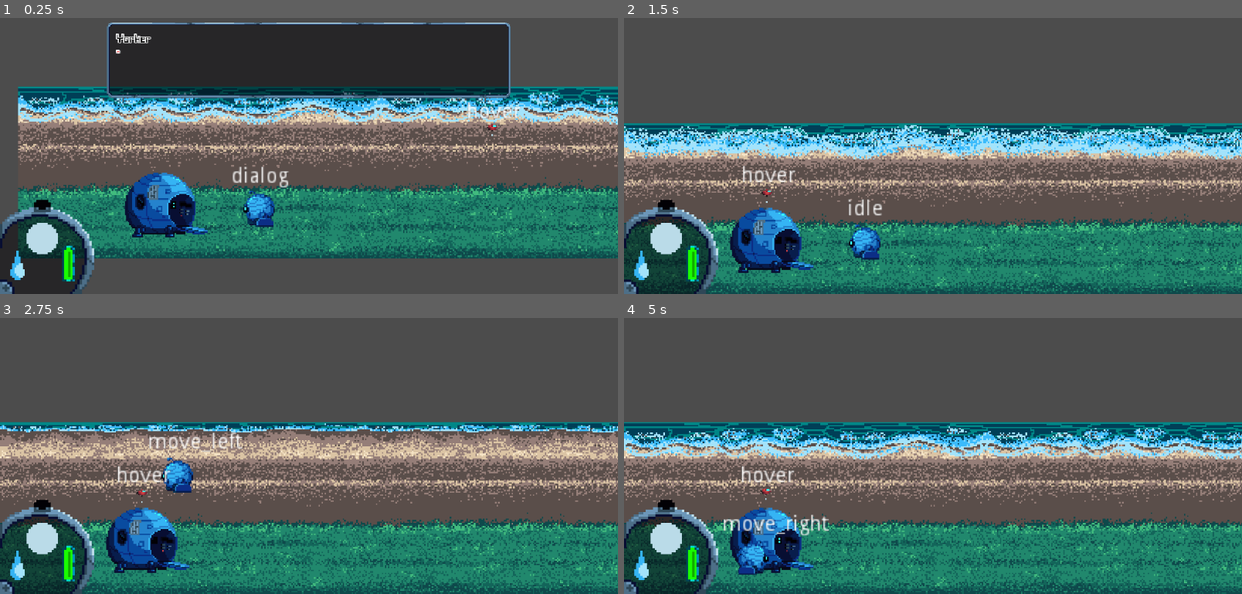
Above: before the commit, frames 1-4 (two rows, left to right).
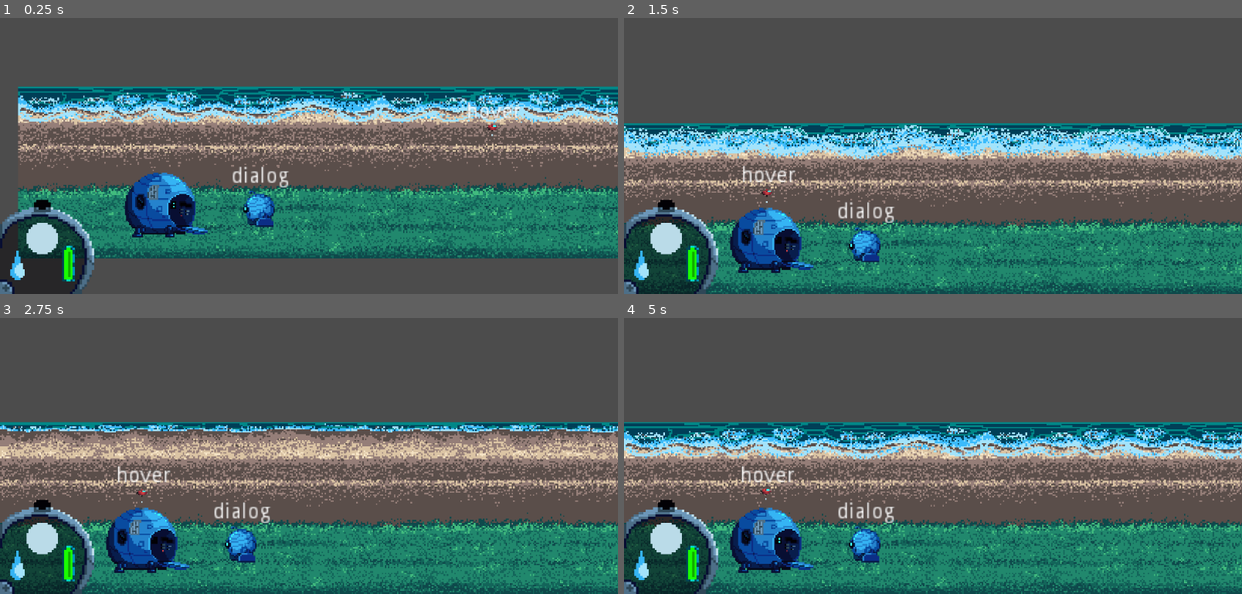
Above: after the commit, the same moments.

Repository: GeekzGamingz/Myunjoule
Game: Godot game, scene res://source/Levels/Debug_Zeuk.tscn
Same seed, same stepped clock (60 frames per second), same inputs: the game is played once before the commit and once after it. This scene is started directly instead of the project's main scene. The engine's default icon, where the game draws it, is replaced by a stand-in: a white triangle on a blue panel in a dark square.
Inputs:
- Up to frame 1 (0.25 s): no input
- Up to frame 2 (1.5 s): hold E (activate) 0.53-1.28 s; hold W (move_forward) from 0.53 s (still down); tap E (activate) at 1.35 s
- Up to frame 3 (2.75 s): release W (move_forward) at 2.03 s; hold A (move_left) from 2.03 s (still down); hold E (activate) from 2.03 s (still down); tap Tab (expo_tab) at 2.1 s
- Up to frame 4 (5 s): release E (activate) at 2.78 s; tap 1 (select_choice_1) at 2.85 s; tap E (activate) at 3.05, 4.35 s; release A (move_left) at 3.53 s; hold S (move_backward) 3.53-4.28 s; hold E (activate) 3.53-4.28 s; tap 2 (select_choice_2) at 3.6 s; hold D (move_right) from 4.28 s (still down)

The runs differ from the first frame. In frame 1, 18% of the frame differs, in the area x 17-83%, y 1-30%; in frame 2, 0.7%; in frame 3, 1.6%; in frame 4, 1.6%.
Error after the commit: Invalid get index 'talking' (on base: 'null instance'). (res://source/Actors/Yorker/Yorker.gd:34)

Commit message:
Morning Stuff

Diff:
--- /dev/null
+++ b/source/Actors/Drone/ExpoFlavor.tscn
@@ -0,0 +1,54 @@
+[gd_scene load_steps=4 format=2]
+
+[ext_resource path="res://assets/UI/Dialog/TalkyBox.png" type="Texture" id=1]
+[ext_resource path="res://assets/UI/Fonts/Bitwise.ttf" type="DynamicFontData" id=2]
+
+[sub_resource type="DynamicFont" id=1]
+size = 12
+font_data = ExtResource( 2 )
+
+[node name="FlavorDialog" type="Control"]
+anchor_left = 0.5
+anchor_top = 0.5
+anchor_right = 0.5
+anchor_bottom = 0.5
+margin_left = -512.0
+margin_top = -300.0
+margin_right = 512.0
+margin_bottom = 300.0
+
+[node name="NinePatchRect" type="NinePatchRect" parent="."]
+anchor_left = 0.5
+anchor_top = 0.5
+anchor_right = 0.5
+anchor_bottom = 0.5
+margin_left = -19.0
+margin_top = -5.0
+margin_right = 19.0
+margin_bottom = 5.0
+texture = ExtResource( 1 )
+patch_margin_left = 5
+patch_margin_top = 5
+patch_margin_right = 5
+patch_margin_bottom = 5
+axis_stretch_horizontal = 2
+axis_stretch_vertical = 2
+
+[node name="MarginContainer" type="MarginContainer" parent="NinePatchRect"]
+anchor_left = 0.5
+anchor_top = 0.5
+anchor_right = 0.5
+anchor_bottom = 0.5
+margin_left = -18.0
+margin_top = -4.0
+margin_right = 18.0
+margin_bottom = 4.0
+__meta__ = {
+"_edit_use_anchors_": true
+}
+
+[node name="RichTextLabel" type="RichTextLabel" parent="NinePatchRect/MarginContainer"]
+margin_right = 36.0
+margin_bottom = 8.0
+custom_fonts/normal_font = SubResource( 1 )
+text = "Sample[Text]"
--- a/source/Actors/Drone/FountainPOI.gd
+++ b/source/Actors/Drone/FountainPOI.gd
@@ -1,9 +1,10 @@
 extends Area2D
 
 var flavor = {
-	dialogue = ['"Fountain"'],
+	dialogue = ['[center]Unknown[???]'],
 	choice_index = -1,
+	start_flag = ''
 }
 
-func activate() -> void:
-	get_parent().start_dialog()
+#func activate() -> void:
+#	get_parent().start_dialog()
--- a/source/Actors/Yorker/Yorker.gd
+++ b/source/Actors/Yorker/Yorker.gd
@@ -11,7 +11,8 @@
 signal next_dialog
 
 #OnReady Variables
-onready var player = get_parent().get_node("Player")
+onready var player = get_tree().root.get_node("Moon/YSort/Player")
+onready var UI = get_tree().root.get_node("Moon/YSort/UI")
 #-------------------------------------------------------------------------------------------------#
 func _ready() -> void:
 	start_dialog()
@@ -35,7 +36,7 @@
 	dialog.connect("diaDone", self, "handleDiaDone")
 	var _load_dialog = connect("next_dialog", dialog, "load_dialog")
 func addDia():
-	get_parent().get_node("UI").call_deferred("add_child", dialog)
+	UI.call_deferred("add_child", dialog)
 func handleDiaDone():
 	phaseDia += 1
 	inDialogue = false
--- a/source/Levels/Beach/Beach.tscn
+++ b/source/Levels/Beach/Beach.tscn
@@ -1,6 +1,7 @@
-[gd_scene load_steps=15 format=2]
+[gd_scene load_steps=16 format=2]
 
 [ext_resource path="res://assets/Foregrounds/Beach/area1-Midtide-Waves-Sheet.png" type="Texture" id=1]
+[ext_resource path="res://source/Actors/Yorker/Yorker.tscn" type="PackedScene" id=2]
 [ext_resource path="res://assets/Foregrounds/Beach/area1-Background.png" type="Texture" id=3]
 [ext_resource path="res://assets/Foregrounds/Beach/area1-Foreground.png" type="Texture" id=4]
 [ext_resource path="res://assets/Foregrounds/Beach/area1-Lowtide-Waves-Sheet.png" type="Texture" id=5]
@@ -302,3 +303,8 @@
 autoplay = "stars"
 anims/RESET = SubResource( 5 )
 anims/stars = SubResource( 6 )
+
+[node name="BeachObjects" type="YSort" parent="."]
+
+[node name="Yorker" parent="BeachObjects" instance=ExtResource( 2 )]
+position = Vector2( -257, 55 )
--- a/source/Levels/Moon.tscn
+++ b/source/Levels/Moon.tscn
@@ -6,35 +6,15 @@
 [ext_resource path="res://source/Levels/Town/Town.tscn" type="PackedScene" id=4]
 [ext_resource path="res://assets/Foregrounds/Town/area2-Background-Shadows.png" type="Texture" id=5]
 [ext_resource path="res://source/Actors/Player/Player.tscn" type="PackedScene" id=6]
-[ext_resource path="res://source/Actors/Yorker/Yorker.tscn" type="PackedScene" id=7]
 [ext_resource path="res://source/UI/UserInterface.tscn" type="PackedScene" id=8]
 [ext_resource path="res://source/Actors/Drone/Expo.tscn" type="PackedScene" id=9]
-[ext_resource path="res://source/Actors/Mouskie/Mouskie.tscn" type="PackedScene" id=10]
 [ext_resource path="res://source/Objects/Bottle/Bottle_Buried.tscn" type="PackedScene" id=11]
 [ext_resource path="res://source/Objects/DropPod/DropPod.tscn" type="PackedScene" id=12]
 [ext_resource path="res://assets/Tilesets/Ghost.tres" type="TileSet" id=13]
 [ext_resource path="res://source/Objects/Moon/Moon.tscn" type="PackedScene" id=14]
-[ext_resource path="res://assets/Foregrounds/Town/area2-Background-house.png" type="Texture" id=15]
-[ext_resource path="res://assets/Foregrounds/Town/area2-Midground-Object-Tent.png" type="Texture" id=16]
-[ext_resource path="res://assets/Foregrounds/Town/area2-Background-bushes.png" type="Texture" id=17]
-[ext_resource path="res://assets/Foregrounds/Town/area2-Background-box.png" type="Texture" id=18]
-[ext_resource path="res://assets/Foregrounds/Town/area2-Midground-Houses3.png" type="Texture" id=19]
-[ext_resource path="res://assets/Foregrounds/Town/area2-Grappling-Bottom.png" type="Texture" id=20]
-[ext_resource path="res://assets/Foregrounds/Town/area2-Midground-Houses1.png" type="Texture" id=21]
-[ext_resource path="res://assets/Foregrounds/Town/area2-Midground-Houses2.png" type="Texture" id=22]
-[ext_resource path="res://assets/Foregrounds/Town/area2-Grappling-Middle.png" type="Texture" id=23]
-[ext_resource path="res://assets/Foregrounds/Town/area2-Grappling-Top.png" type="Texture" id=24]
-[ext_resource path="res://assets/Foregrounds/Town/area2-Midground-Object-bushes.png" type="Texture" id=25]
-[ext_resource path="res://assets/Foregrounds/Town/area2-Midground-Object-bush1.png" type="Texture" id=26]
-[ext_resource path="res://assets/Foregrounds/Town/area2-Midground-Object-bush2.png" type="Texture" id=27]
-[ext_resource path="res://source/Objects/Fountain/Fountain.tscn" type="PackedScene" id=28]
 
 [sub_resource type="RectangleShape2D" id=1]
 extents = Vector2( 120, 12 )
-
-[sub_resource type="CapsuleShape2D" id=2]
-radius = 13.0
-height = 36.0
 
 [node name="Moon" type="Node2D"]
 __meta__ = {
@@ -137,127 +117,15 @@
 
 [node name="UserInterface" parent="YSort/UI" instance=ExtResource( 8 )]
 
+[node name="Player" parent="YSort" instance=ExtResource( 6 )]
+position = Vector2( 536, 89 )
+
+[node name="Expo" parent="YSort" instance=ExtResource( 9 )]
+
 [node name="Beach" parent="YSort" instance=ExtResource( 1 )]
 
 [node name="Town" parent="YSort" instance=ExtResource( 4 )]
 position = Vector2( 1440, 0 )
-
-[node name="TownObjects" type="YSort" parent="YSort"]
-
-[node name="Bushes" type="StaticBody2D" parent="YSort/TownObjects"]
-position = Vector2( 1440, 0 )
-collision_mask = 3
-
-[node name="Sprite" type="Sprite" parent="YSort/TownObjects/Bushes"]
-texture = ExtResource( 17 )
-
-[node name="CollisionPolygon2D" type="CollisionPolygon2D" parent="YSort/TownObjects/Bushes"]
-polygon = PoolVector2Array( -706, 18, -712, 16, -710, 12, -706, 10, -695, 9, -689, 9, -685, 8, -681, 7, -676, 7, -669, 8, -666, 6, -663, 7, -654, 6, -651, 2, -647, 0, -637, 0, -624, 0, -617, 2, -615, 4, -615, 7, -617, 9, -622, 11, -631, 12, -642, 12, -648, 11, -651, 9, -653, 7, -663, 8, -666, 11, -671, 15, -677, 16, -683, 14, -688, 17, -698, 19 )
-
-[node name="House" type="StaticBody2D" parent="YSort/TownObjects"]
-position = Vector2( 1440, 0 )
-collision_mask = 3
-
-[node name="Sprite" type="Sprite" parent="YSort/TownObjects/House"]
-texture = ExtResource( 15 )
-
-[node name="CollisionShape2D" type="CollisionPolygon2D" parent="YSort/TownObjects/House"]
-polygon = PoolVector2Array( -603, 15, -589, 20, -563, 21, -557, 0, -603, 0 )
-
-[node name="Box" type="StaticBody2D" parent="YSort/TownObjects"]
-position = Vector2( 1440, 0 )
-collision_mask = 3
-
-[node name="Sprite" type="Sprite" parent="YSort/TownObjects/Box"]
-texture = ExtResource( 18 )
-
-[node name="CollisionPolygon2D" type="CollisionPolygon2D" parent="YSort/TownObjects/Box"]
-polygon = PoolVector2Array( 581, 20, 581, 0, 599, -5, 635, -5, 635, 19, 622, 22 )
-
-[node name="Tent" type="StaticBody2D" parent="YSort/TownObjects"]
-position = Vector2( 770, 43 )
-collision_mask = 3
-
-[node name="Sprite" type="Sprite" parent="YSort/TownObjects/Tent"]
-texture = ExtResource( 16 )
-
-[node name="CollisionPolygon2D" type="CollisionShape2D" parent="YSort/TownObjects/Tent"]
-position = Vector2( 2, 15 )
-rotation = 1.5708
-shape = SubResource( 2 )
-
-[node name="Houses1" type="StaticBody2D" parent="YSort/TownObjects"]
-position = Vector2( 1070, 1 )
-collision_mask = 3
-
-[node name="Sprite" type="Sprite" parent="YSort/TownObjects/Houses1"]
-texture = ExtResource( 21 )
-
-[node name="CollisionPolygon2D" type="CollisionPolygon2D" parent="YSort/TownObjects/Houses1"]
-rotation = 1.57079
-polygon = PoolVector2Array( 22.9998, 95.0001, 72.9998, 73.0002, 74.0002, -93.9999, 25.0002, -71 )
-
-[node name="Houses2" type="StaticBody2D" parent="YSort/TownObjects"]
-position = Vector2( 1306, 0 )
-collision_mask = 3
-
-[node name="Sprite" type="Sprite" parent="YSort/TownObjects/Houses2"]
-texture = ExtResource( 22 )
-
-[node name="CollisionPolygon2D" type="CollisionPolygon2D" parent="YSort/TownObjects/Houses2"]
-position = Vector2( 0, 1 )
-rotation = 1.5708
-polygon = PoolVector2Array( 72, 48, 23, 72, 22, -41, 73, -71 )
-
-[node name="Houses3" type="StaticBody2D" parent="YSort/TownObjects"]
-position = Vector2( 1463, 0 )
-collision_mask = 3
-
-[node name="Sprite" type="Sprite" parent="YSort/TownObjects/Houses3"]
-texture = ExtResource( 19 )
-
-[node name="CollisionPolygon2D" type="CollisionPolygon2D" parent="YSort/TownObjects/Houses3"]
-position = Vector2( 0, 1 )
-rotation = 1.5708
-polygon = PoolVector2Array( 72, 44, 23, 66, 23, -40, 72, -64 )
-
-[node name="Grappling-Bottom" type="Sprite" parent="YSort/TownObjects"]
-position = Vector2( 1440, 0 )
-texture = ExtResource( 20 )
-
-[node name="Grappling-Middle" type="Sprite" parent="YSort/TownObjects"]
-position = Vector2( 1440, 0 )
-texture = ExtResource( 23 )
-
-[node name="Grappling-Top" type="Sprite" parent="YSort/TownObjects"]
-position = Vector2( 1440, 0 )
-texture = ExtResource( 24 )
-
-[node name="Bush1" type="Sprite" parent="YSort/TownObjects"]
-position = Vector2( 806, 38 )
-texture = ExtResource( 26 )
-
-[node name="Bush2" type="Sprite" parent="YSort/TownObjects"]
-position = Vector2( 844, 62 )
-texture = ExtResource( 27 )
-
-[node name="Bush3" type="Sprite" parent="YSort/TownObjects"]
-position = Vector2( 1973, 44 )
-texture = ExtResource( 25 )
-
-[node name="Fountain" parent="YSort/TownObjects" instance=ExtResource( 28 )]
-position = Vector2( 1822.5, 27.5 )
-
-[node name="Player" parent="YSort" instance=ExtResource( 6 )]
-position = Vector2( 536, 89 )
-
-[node name="Yorker" parent="YSort" instance=ExtResource( 7 )]
-position = Vector2( -257, 55 )
-
-[node name="Expo" parent="YSort" instance=ExtResource( 9 )]
-
-[node name="Mouskie" parent="YSort" instance=ExtResource( 10 )]
-position = Vector2( 488, -70 )
 
 [node name="DropPod" parent="YSort" instance=ExtResource( 12 )]
 position = Vector2( -622, 79 )
--- a/source/Levels/Town/Town.tscn
+++ b/source/Levels/Town/Town.tscn
@@ -1,8 +1,22 @@
-[gd_scene load_steps=6 format=2]
+[gd_scene load_steps=20 format=2]
 
+[ext_resource path="res://assets/Foregrounds/Town/area2-Midground-Object-bush2.png" type="Texture" id=1]
 [ext_resource path="res://assets/Foregrounds/Town/area2-Midground.png" type="Texture" id=2]
 [ext_resource path="res://assets/Foregrounds/Town/area2-Background.png" type="Texture" id=3]
 [ext_resource path="res://assets/Foregrounds/Town/area2-Foreground.png" type="Texture" id=4]
+[ext_resource path="res://assets/Foregrounds/Town/area2-Midground-Houses2.png" type="Texture" id=5]
+[ext_resource path="res://assets/Foregrounds/Town/area2-Midground-Houses3.png" type="Texture" id=6]
+[ext_resource path="res://assets/Foregrounds/Town/area2-Midground-Object-bush1.png" type="Texture" id=7]
+[ext_resource path="res://assets/Foregrounds/Town/area2-Grappling-Top.png" type="Texture" id=8]
+[ext_resource path="res://assets/Foregrounds/Town/area2-Midground-Houses1.png" type="Texture" id=9]
+[ext_resource path="res://assets/Foregrounds/Town/area2-Background-box.png" type="Texture" id=10]
+[ext_resource path="res://assets/Foregrounds/Town/area2-Grappling-Middle.png" type="Texture" id=11]
+[ext_resource path="res://assets/Foregrounds/Town/area2-Midground-Object-bushes.png" type="Texture" id=12]
+[ext_resource path="res://assets/Foregrounds/Town/area2-Background-house.png" type="Texture" id=13]
+[ext_resource path="res://assets/Foregrounds/Town/area2-Grappling-Bottom.png" type="Texture" id=14]
+[ext_resource path="res://assets/Foregrounds/Town/area2-Background-bushes.png" type="Texture" id=15]
+[ext_resource path="res://assets/Foregrounds/Town/area2-Midground-Object-Tent.png" type="Texture" id=16]
+[ext_resource path="res://source/Objects/Fountain/Fountain.tscn" type="PackedScene" id=17]
 
 [sub_resource type="Animation" id=8]
 length = 0.001
@@ -31,3 +45,81 @@
 autoplay = "stars"
 anims/RESET = SubResource( 8 )
 anims/stars = SubResource( 9 )
+
+[node name="TownObjects" type="YSort" parent="."]
+
+[node name="Bushes" type="StaticBody2D" parent="TownObjects"]
+collision_mask = 3
+
+[node name="Sprite" type="Sprite" parent="TownObjects/Bushes"]
+texture = ExtResource( 15 )
+
+[node name="House" type="StaticBody2D" parent="TownObjects"]
+collision_mask = 3
+
+[node name="Sprite" type="Sprite" parent="TownObjects/House"]
+texture = ExtResource( 13 )
+
+[node name="Box" type="StaticBody2D" parent="TownObjects"]
+collision_mask = 3
+
+[node name="Sprite" type="Sprite" parent="TownObjects/Box"]
+texture = ExtResource( 10 )
+
+[node name="Tent" type="StaticBody2D" parent="TownObjects"]
+position = Vector2( -670, 43 )
+collision_mask = 3
+
+[node name="Sprite" type="Sprite" parent="TownObjects/Tent"]
+texture = ExtResource( 16 )
+
+[node name="Houses1" type="StaticBody2D" parent="TownObjects"]
+position = Vector2( -370, 1 )
+collision_mask = 3
+
+[node name="Sprite" type="Sprite" parent="TownObjects/Houses1"]
+texture = ExtResource( 9 )
+
+[node name="Houses2" type="StaticBody2D" parent="TownObjects"]
+position = Vector2( -134, 0 )
+collision_mask = 3
+
+[node name="Sprite" type="Sprite" parent="TownObjects/Houses2"]
+texture = ExtResource( 5 )
+
+[node name="Houses3" type="StaticBody2D" parent="TownObjects"]
+position = Vector2( 23, 0 )
+collision_mask = 3
+
+[node name="Sprite" type="Sprite" parent="TownObjects/Houses3"]
+texture = ExtResource( 6 )
+
+[node name="Fountain" parent="TownObjects" instance=ExtResource( 17 )]
+position = Vector2( 382.5, 27.5 )
+
+[node name="GrapplingAreas" type="YSort" parent="TownObjects"]
+position = Vector2( 23, 0 )
+
+[node name="Grappling-Bottom" type="Sprite" parent="TownObjects/GrapplingAreas"]
+position = Vector2( -23, 0 )
+texture = ExtResource( 14 )
+
+[node name="Grappling-Middle" type="Sprite" parent="TownObjects/GrapplingAreas"]
+position = Vector2( -23, 0 )
+texture = ExtResource( 11 )
+
+[node name="Grappling-Top" type="Sprite" parent="TownObjects/GrapplingAreas"]
+position = Vector2( -23, 0 )
+texture = ExtResource( 8 )
+
+[node name="Bush1" type="Sprite" parent="TownObjects"]
+position = Vector2( -634, 38 )
+texture = ExtResource( 7 )
+
+[node name="Bush2" type="Sprite" parent="TownObjects"]
+position = Vector2( -596, 62 )
+texture = ExtResource( 1 )
+
+[node name="Bush3" type="Sprite" parent="TownObjects"]
+position = Vector2( 533, 44 )
+texture = ExtResource( 12 )
--- a/source/Objects/Bottle/Bottle.gd
+++ b/source/Objects/Bottle/Bottle.gd
@@ -11,7 +11,7 @@
 signal next_dialog
 
 #OnReady Variables
-onready var player = get_parent().get_node("Player")
+onready var player = get_tree().root.get_node("Moon/YSort/Player")
 #-------------------------------------------------------------------------------------------------#
 #Ready
 func _ready() -> void:
--- a/source/UI/Dialog/DialogInterface.gd
+++ b/source/UI/Dialog/DialogInterface.gd
@@ -57,10 +57,6 @@
 			pick_choice(1)
 		if Input.is_action_just_pressed("select_choice_2"):
 			pick_choice(2)
-#	if Input.is_action_just_pressed("activate"):
-#		load_dialog()
-#		load_choice1()
-#		load_choice2()
 #-------------------------------------------------------------------------------------------------#
 #Load Dialog
 func load_dialog(dialog_text: String = ''):
--- a/source/UI/Dialog/DialogInterface.tscn
+++ b/source/UI/Dialog/DialogInterface.tscn
@@ -8,7 +8,7 @@
 font_path = "res://assets/UI/Fonts/Bitwise.ttf"
 
 [sub_resource type="DynamicFont" id=1]
-size = 12
+size = 15
 outline_size = 1
 extra_spacing_top = 2
 extra_spacing_bottom = 2
@@ -104,10 +104,10 @@
 [node name="TextTween" type="Tween" parent="Choice1/MarginContainer"]
 
 [node name="MarginContainer2" type="MarginContainer" parent="Choice1"]
-margin_left = 174.0
-margin_top = 11.0
-margin_right = 204.0
-margin_bottom = 41.0
+margin_left = 176.0
+margin_top = 12.3333
+margin_right = 206.0
+margin_bottom = 42.3333
 
 [node name="DialogText2" type="RichTextLabel" parent="Choice1/MarginContainer2"]
 margin_right = 30.0
@@ -149,10 +149,10 @@
 [node name="TextTween" type="Tween" parent="Choice2/MarginContainer"]
 
 [node name="MarginContainer2" type="MarginContainer" parent="Choice2"]
-margin_left = 34.0
-margin_top = 11.0
-margin_right = 64.0
-margin_bottom = 41.0
+margin_left = 36.0
+margin_top = 12.3333
+margin_right = 66.0
+margin_bottom = 42.3333
 
 [node name="DialogText2" type="RichTextLabel" parent="Choice2/MarginContainer2"]
 margin_right = 30.0
Not shown: 1 places in source/Levels/Moon.tscn that only renumber resources
